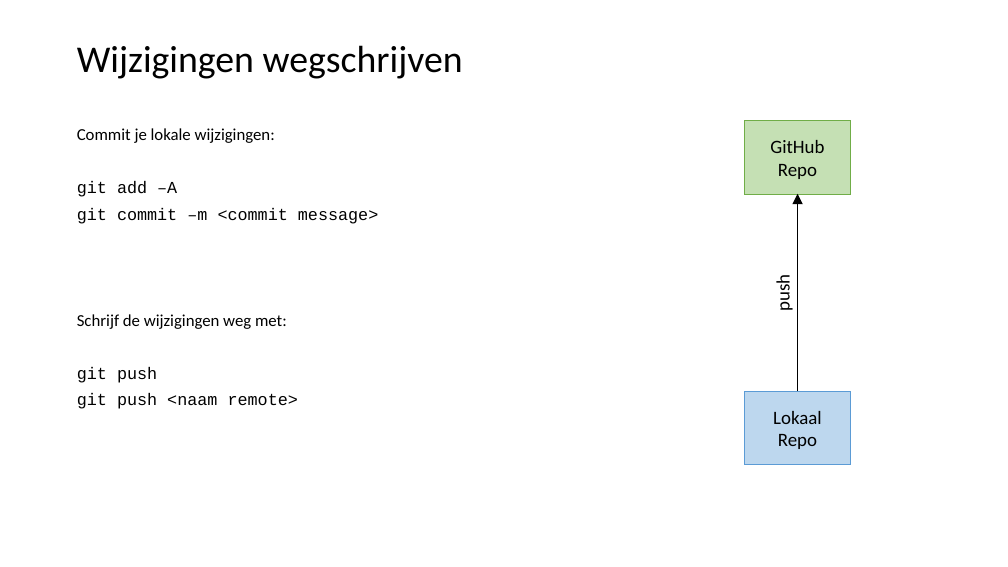
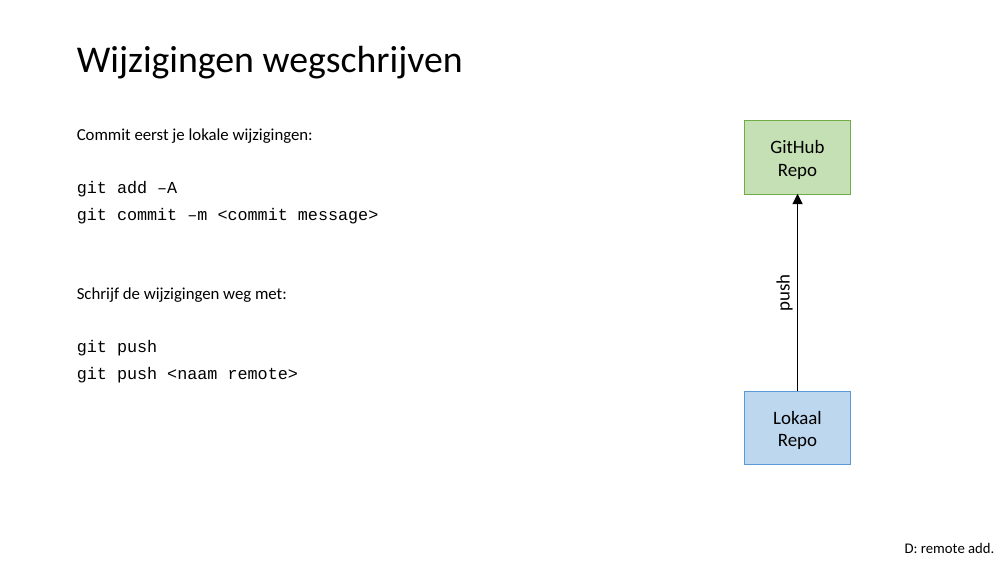
Before and after one commit to LFKoning/knowledge-sharing, a slide deck: slide 17 of git_course/2_collaboration/git_collaboration.pptx (slide 14 before the commit). Drawn at 1008x567 pixels with LibreOffice and Linux fonts; fonts in the diff are those of the drawing. Boxes give left, top, right and bottom in pixels: in the first picture for what was removed or moved away, otherwise in the second. Text is boxed around its words. In the diff, an @@ line names an element or a change of style, - is before the commit and + after.

```diff
--- a/git_course/2_collaboration/git_collaboration.pptx
+++ b/git_course/2_collaboration/git_collaboration.pptx
@@ text at (x1=77, y1=128, x2=313, y2=143): text changed @@
-Commit je lokale wijzigingen:
+Commit eerst je lokale wijzigingen:
@@ text added at (x1=905, y1=542, x2=994, y2=553), 14 pt, text #000000 @@
+D: remote add.
```
Also in this commit, not shown: 15 other slides changed, 7 slides added, 4 slides removed, 4 other files.
